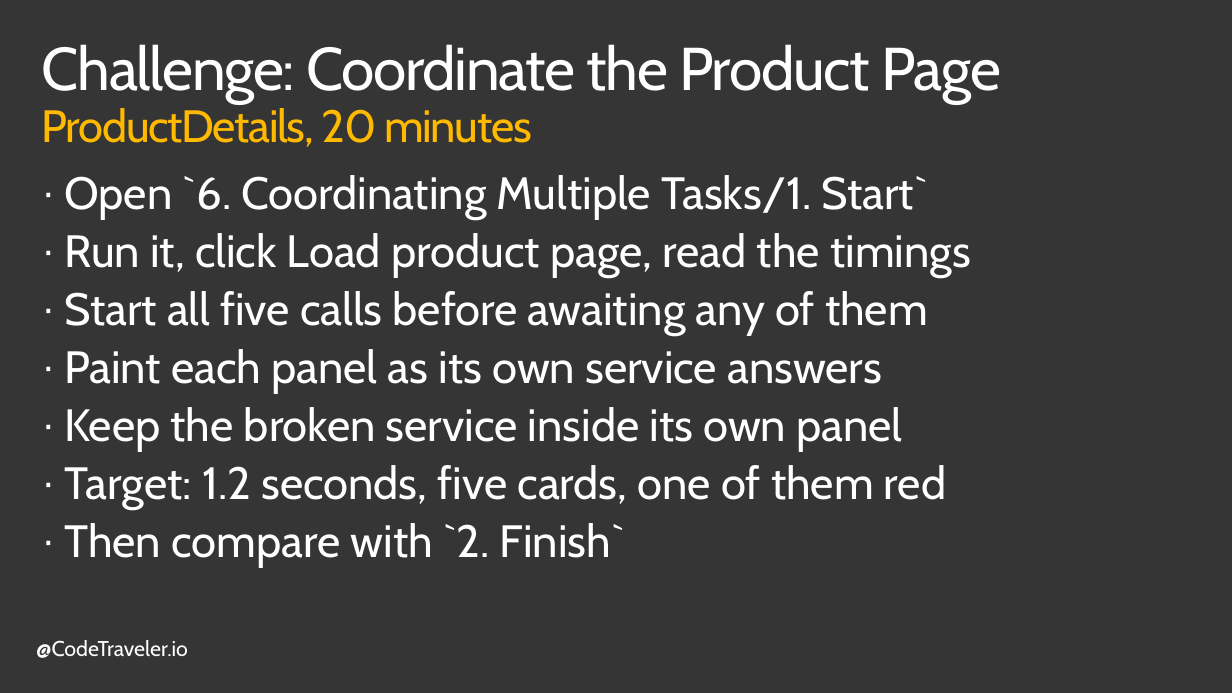
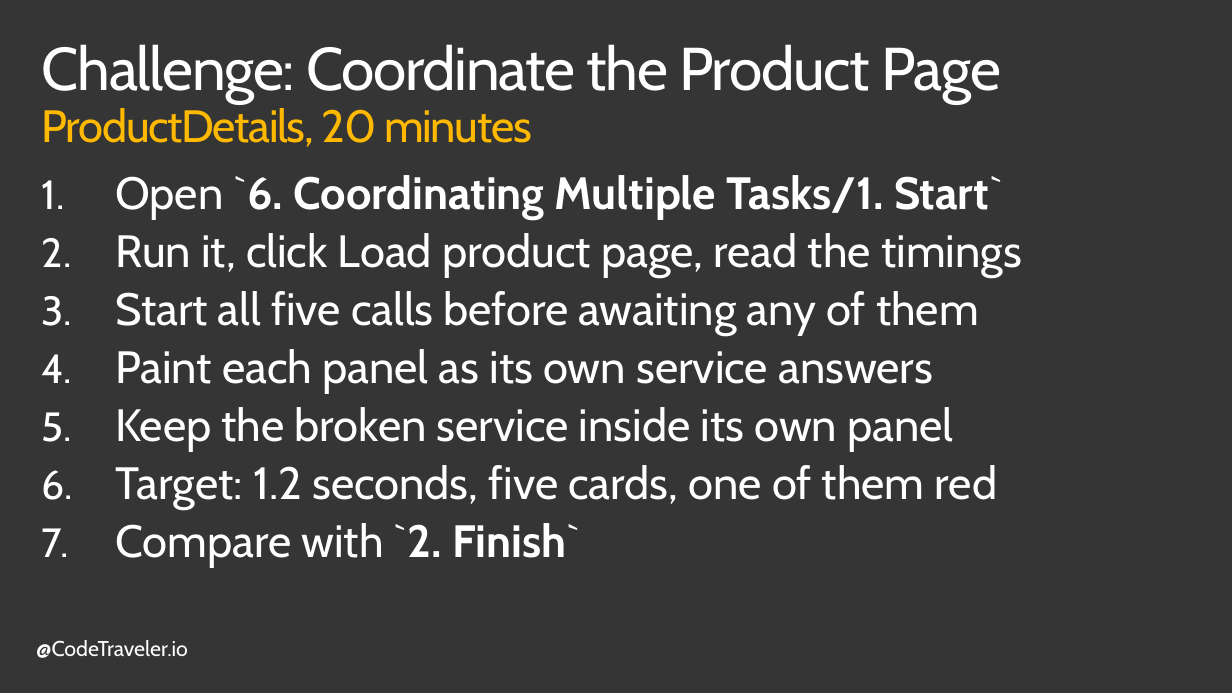
Before and after one commit to TheCodeTraveler/BecomeAnExpertWithAsyncAwait, a slide deck: slide 15 of 6. Coordinating Multiple Tasks/CoordinatingTasks.pptx (slide 16 before the commit). Drawn at 1232x693 pixels with LibreOffice and Linux fonts; fonts in the diff are those of the drawing; background and template pictures are left out. Boxes give left, top, right and bottom in pixels: in the first picture for what was removed or moved away, otherwise in the second. Text is boxed around its words. In the diff, an @@ line names an element or a change of style, - is before the commit and + after.

```diff
--- a/6. Coordinating Multiple Tasks/CoordinatingTasks.pptx
+++ b/6. Coordinating Multiple Tasks/CoordinatingTasks.pptx
@@ text at [115, 175, 1022, 510]: bold on in "`6. Coordinating Multiple Tasks/1. Start`"; bullet · to 1. @@
@@ text at [115, 523, 580, 568]: text changed @@
-· Then compare with `2. Finish`
+7. Compare with `2. Finish`
```
Also in this commit, not shown: 5 other slides changed, 1 slide removed.
